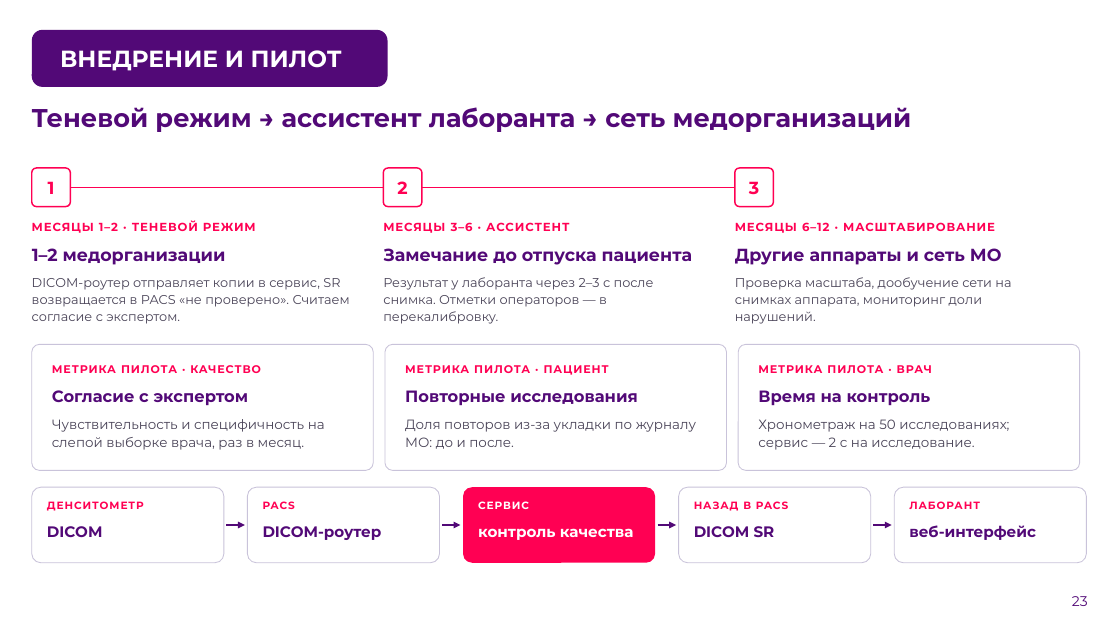
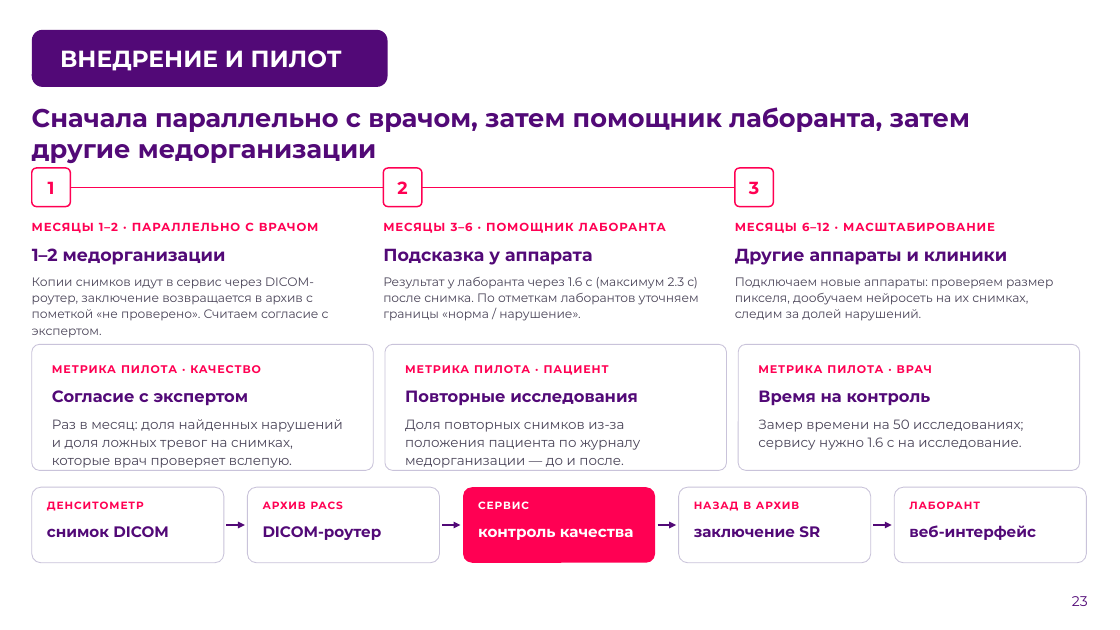
Before and after one commit to theorcos239/LCT_2026, a slide deck: slide 23 of docs/presentation/DXA_QC_pitch.pptx. Drawn at 1120x630 pixels with LibreOffice and Linux fonts; fonts in the diff are those of the drawing; background and template pictures are left out. Boxes give left, top, right and bottom in pixels: in the first picture for what was removed or moved away, otherwise in the second. Text is boxed around its words. In the diff, an @@ line names an element or a change of style, - is before the commit and + after.

```diff
--- a/docs/presentation/DXA_QC_pitch.pptx
+++ b/docs/presentation/DXA_QC_pitch.pptx
@@ text at (32,107,970,163): text changed @@
-Теневой режим → ассистент лаборанта → сеть медорганизаций
+Сначала параллельно с врачом, затем помощник лаборанта, затем другие медорганизации
@@ text at (32,222,319,233): text changed @@
-МЕСЯЦЫ 1–2 · ТЕНЕВОЙ РЕЖИМ
+МЕСЯЦЫ 1–2 · ПАРАЛЛЕЛЬНО С ВРАЧОМ
@@ text at (383,222,666,233): text changed @@
-МЕСЯЦЫ 3–6 · АССИСТЕНТ
+МЕСЯЦЫ 3–6 · ПОМОЩНИК ЛАБОРАНТА
@@ text at (383,248,593,265): text changed @@
-Замечание до отпуска пациента
+Подсказка у аппарата
@@ text at (735,248,1007,265): text changed @@
-Другие аппараты и сеть МО
+Другие аппараты и клиники
@@ text at (32,277,329,338): text changed; size 11 to 10.5 pt @@
-DICOM-роутер отправляет копии в сервис, SR возвращается в PACS «не проверено». Считаем согласие с экспертом.
+Копии снимков идут в сервис через DICOM-роутер, заключение возвращается в архив с пометкой «не проверено». Считаем согласие с экспертом.
@@ text at (383,277,699,321): text changed; size 11 to 10.5 pt @@
-Результат у лаборанта через 2–3 с после снимка. Отметки операторов — в перекалибровку.
+Результат у лаборанта через 1.6 с (максимум 2.3 с) после снимка. По отметкам лаборантов уточняем границы «норма / нарушение».
@@ text at (735,277,1053,321): text changed; size 11 to 10.5 pt @@
-Проверка масштаба, дообучение сети на снимках аппарата, мониторинг доли нарушений.
+Подключаем новые аппараты: проверяем размер пикселя, дообучаем нейросеть на их снимках, следим за долей нарушений.
@@ text at (52,419,343,468): text changed @@
-Чувствительность и специфичность на слепой выборке врача, раз в месяц.
+Раз в месяц: доля найденных нарушений и доля ложных тревог на снимках, которые врач проверяет вслепую.
@@ text at (405,419,640,468): text changed @@
-Доля повторов из-за укладки по журналу МО: до и после.
+Доля повторных снимков из-за положения пациента по журналу медорганизации — до и после.
@@ text at (758,419,1023,450): text changed @@
-Хронометраж на 50 исследованиях; сервис — 2 с на исследование.
+Замер времени на 50 исследованиях; сервису нужно 1.6 с на исследование.
@@ text at (263,501,343,509): text changed @@
-PACS
+АРХИВ PACS
@@ text at (694,501,799,511): text changed @@
-НАЗАД В PACS
+НАЗАД В АРХИВ
@@ text at (47,526,169,537): text changed @@
-DICOM
+снимок DICOM
@@ text at (694,526,820,537): text changed @@
-DICOM SR
+заключение SR
```
Also in this commit, not shown: 23 other slides changed, 1 slide added, 1 slide removed, 32 other files.
